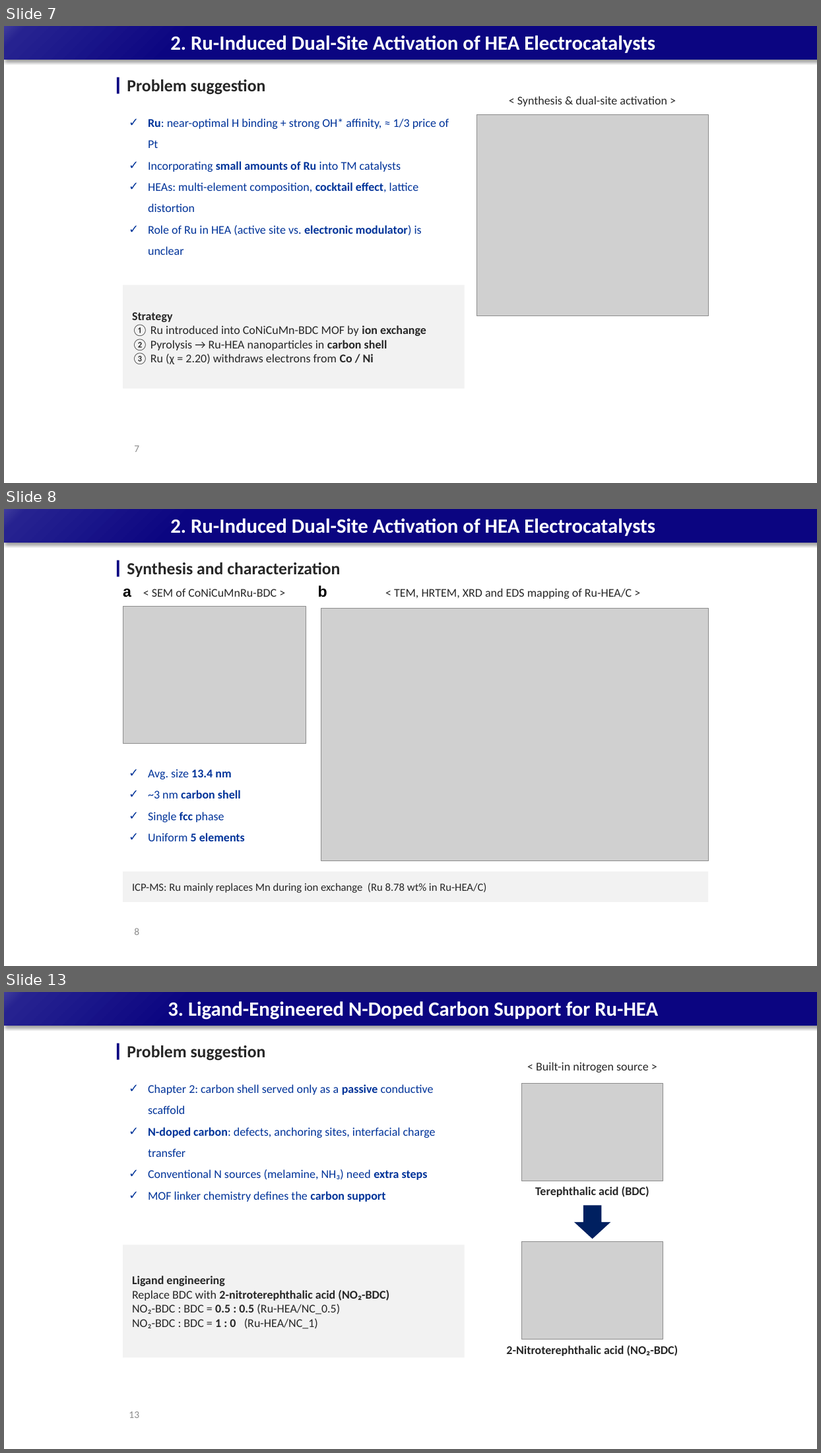
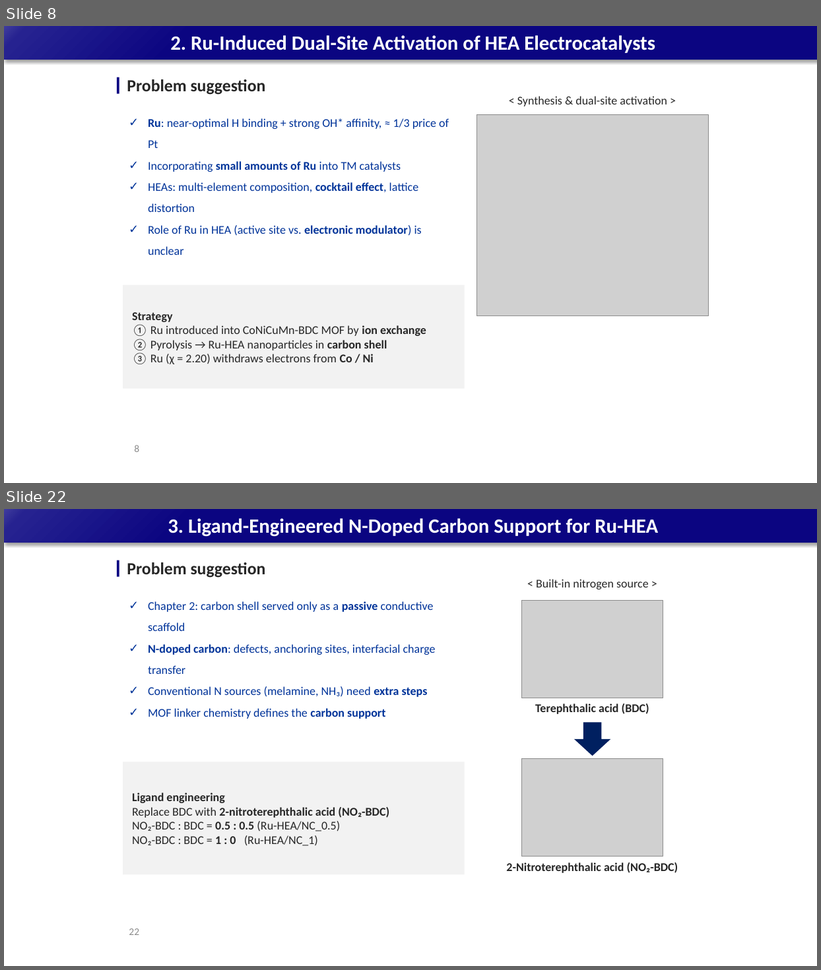
Before and after one commit to limsj0204/letter, a slide deck: 학위논문_디펜스_발표자료.pptx. Shown one above the other, each under a label of ours: slides 7, 8 and 13 before the commit, slides 8 and 22 after it; the slides between them are not shown. The pictures are 821x1453 and 821x970 pixels, drawn with LibreOffice and Linux fonts; fonts in the diff are those of the drawing; grey boxes stand for pictures. Boxes give left, top, right and bottom in pixels: in the first picture for what was removed or moved away, otherwise in the second. Text is boxed around its words. In the diff, an @@ line names an element or a change of style, - is before the commit and + after.

```diff
--- a/학위논문_디펜스_발표자료.pptx
+++ b/학위논문_디펜스_발표자료.pptx
@@ slide 8 removed at [4, 509, 817, 966], background #FFFFFF; not listed: 1 template element that a slide beside it also shows @@
@@ title removed at [170, 518, 655, 536] @@
-2. Ru-Induced Dual-Site Activation of HEA Electrocatalysts
@@ rectangle removed at [117, 560, 120, 577] @@
@@ text removed at [127, 562, 340, 577] @@
-Synthesis and characterization
@@ text removed at [318, 586, 327, 597] @@
-b
@@ picture removed at [123, 607, 306, 744] @@
@@ text removed at [123, 588, 131, 597] @@
-a
@@ text removed at [152, 588, 277, 597] @@
-< SEM of CoNiCuMnRu-BDC >
@@ text removed at [394, 588, 632, 599] @@
-< TEM, HRTEM, XRD and EDS mapping of Ru-HEA/C >
@@ picture removed at [321, 609, 708, 861] @@
@@ text removed at [148, 769, 245, 842] @@
-✓ Avg. size 13.4 nm
-✓ ~3 nm carbon shell
-✓ Single fcc phase
-✓ Uniform 5 elements
@@ rectangle removed at [123, 872, 708, 902] @@
-ICP-MS: Ru mainly replaces Mn during ion exchange (Ru 8.78 wt% in Ru-HEA/C)
@@ page number removed at [134, 928, 139, 935] @@
-8
@@ what was slide 7 is now slide 8 @@
@@ page number at [134, 445, 139, 452]: text changed @@
-7
+8
@@ what was slide 13 is now slide 22 @@
@@ page number at [129, 929, 139, 935]: text changed @@
-13
+22
```
Also in this commit, not shown: 9 slides changed, 14 slides added, 1 other slide removed.
